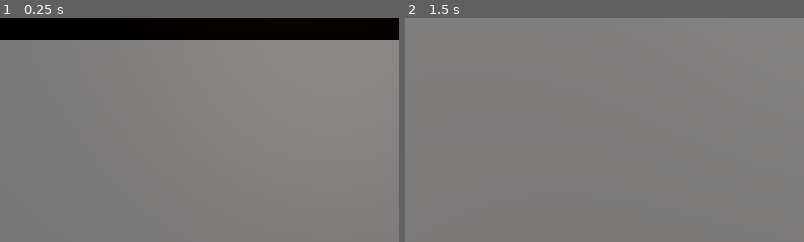
Above: before the commit, frames 1-2 (left to right).
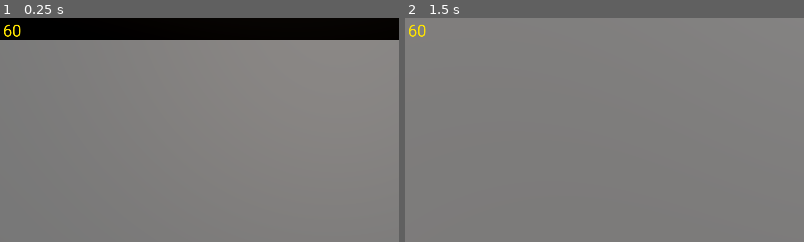
Above: after the commit, the same moments.

Repository: chybby/ldjam51
Game: Godot game, scene res://scenes/Game.tscn
The game is run twice, just before and just after one commit, with the same random seed, the same clock (stepped at 60 frames per second) and the same inputs. The engine's default icon, where the game draws it, is replaced by a stand-in: a white triangle on a blue panel in a dark square.
Inputs (mouse positions are % of the whole screen's width and height, from its top left):
- Up to frame 1 (0.25 s): no input
- Up to frame 2 (1.5 s): tap Enter at 0.5 s; move the mouse to (55, 50) at 0.52 s; hold W (move_forward) from 0.53 s (still down); move the mouse to (45, 50) at 1.27 s
The pictures show only the part of the screen within x 0-50%, y 0-50%; the shares and areas given below are measured in that part.

The runs differ from the first frame. In frame 1, 0.1% of the frame differs, in the area x 1-6%, y 2-9%; in frame 2, 0.1%.

Commit message:
Add machine template and fps counter

Diff:
--- a/project.godot
+++ b/project.godot
@@ -19,7 +19,6 @@
 
 window/size/viewport_width=1920
 window/size/viewport_height=1080
-window/size/mode=3
 
 [input]
 
--- /dev/null
+++ b/resources/theme.tres
@@ -0,0 +1,6 @@
+[gd_resource type="Theme" load_steps=2 format=3 uid="uid://dpvydela4folv"]
+
+[ext_resource type="FontFile" uid="uid://k68wfrjmrock" path="res://assets/Roboto-Regular.ttf" id="1_n1k5i"]
+
+[resource]
+default_font = ExtResource("1_n1k5i")
--- a/scenes/Game.tscn
+++ b/scenes/Game.tscn
@@ -1,10 +1,12 @@
-[gd_scene load_steps=4 format=3 uid="uid://bsd8651cvyq1b"]
+[gd_scene load_steps=6 format=3 uid="uid://bsd8651cvyq1b"]
 
 [ext_resource type="PackedScene" uid="uid://r4ni5b7ycshx" path="res://scenes/Cafe.tscn" id="1_ku7od"]
-[ext_resource type="PackedScene" uid="uid://dcp1sr0frsk2t" path="res://scenes/Character.tscn" id="2_sh1jv"]
+[ext_resource type="PackedScene" uid="uid://comky0wfym7dc" path="res://scenes/Character.tscn" id="2_sh1jv"]
 [ext_resource type="PackedScene" uid="uid://cr33lnn25ik5q" path="res://scenes/Customer.tscn" id="3_c1p0b"]
+[ext_resource type="PackedScene" uid="uid://7gmwq8oshvws" path="res://scenes/Machine.tscn" id="4_e2mp6"]
+[ext_resource type="PackedScene" uid="uid://bktqcrfi4u1gn" path="res://scenes/HUD.tscn" id="6_q364h"]
 
-[node name="Game" type="Node3D"]
+[node name="Game" type="Node"]
 
 [node name="Cafe" parent="." instance=ExtResource("1_ku7od")]
 
@@ -13,3 +15,8 @@
 
 [node name="Customer" parent="." instance=ExtResource("3_c1p0b")]
 transform = Transform3D(1, 0, 0, 0, 1, 0, 0, 0, 1, -3.16761, 0, -4.23517)
+
+[node name="Machine" parent="." instance=ExtResource("4_e2mp6")]
+transform = Transform3D(1, 0, 0, 0, 1, 0, 0, 0, 1, -1.47334, 1, 0)
+
+[node name="HUD" parent="." instance=ExtResource("6_q364h")]
--- /dev/null
+++ b/scenes/HUD.tscn
@@ -0,0 +1,17 @@
+[gd_scene load_steps=3 format=3 uid="uid://bktqcrfi4u1gn"]
+
+[ext_resource type="Script" path="res://scripts/HUD.gd" id="1_x8m5j"]
+[ext_resource type="Theme" uid="uid://dpvydela4folv" path="res://resources/theme.tres" id="2_4i0wh"]
+
+[node name="HUD" type="CanvasLayer"]
+script = ExtResource("1_x8m5j")
+
+[node name="FpsCounter" type="Label" parent="."]
+offset_left = 7.0
+offset_top = 7.0
+offset_right = 68.0
+offset_bottom = 61.0
+theme = ExtResource("2_4i0wh")
+theme_override_colors/font_color = Color(1, 0.894118, 0, 1)
+theme_override_font_sizes/font_size = 40
+text = "60"
--- /dev/null
+++ b/scenes/Machine.tscn
@@ -0,0 +1,22 @@
+[gd_scene load_steps=4 format=3 uid="uid://7gmwq8oshvws"]
+
+[ext_resource type="Script" path="res://scripts/Machine.gd" id="1_ptq10"]
+
+[sub_resource type="BoxMesh" id="BoxMesh_w42vs"]
+size = Vector3(0.5, 0.5, 0.5)
+
+[sub_resource type="BoxShape3D" id="BoxShape3D_qorgy"]
+size = Vector3(0.5, 0.5, 0.5)
+
+[node name="Machine" type="Node3D"]
+script = ExtResource("1_ptq10")
+
+[node name="Model" type="MeshInstance3D" parent="."]
+transform = Transform3D(1, 0, 0, 0, 1, 0, 0, 0, 1, 0, 0.25, 0)
+mesh = SubResource("BoxMesh_w42vs")
+
+[node name="Body" type="StaticBody3D" parent="."]
+
+[node name="Collision" type="CollisionShape3D" parent="Body"]
+transform = Transform3D(1, 0, 0, 0, 1, 0, 0, 0, 1, 0, 0.25, 0)
+shape = SubResource("BoxShape3D_qorgy")
--- /dev/null
+++ b/scripts/HUD.gd
@@ -0,0 +1,13 @@
+extends CanvasLayer
+
+@onready var fps_counter : Label = $FpsCounter
+
+# Called when the node enters the scene tree for the first time.
+func _ready():
+    pass # Replace with function body.
+
+
+# Called every frame. 'delta' is the elapsed time since the previous frame.
+func _process(delta):
+    var fps = 1/delta
+    fps_counter.text = "%.0f" % fps
--- /dev/null
+++ b/scripts/Machine.gd
@@ -0,0 +1,11 @@
+extends Node3D
+
+
+# Called when the node enters the scene tree for the first time.
+func _ready():
+    pass # Replace with function body.
+
+
+# Called every frame. 'delta' is the elapsed time since the previous frame.
+func _process(delta):
+    pass
Binary file added: assets/Roboto-Regular.ttf
Not shown, added: assets/Roboto-Regular.ttf.import
Not shown: 1 places in scenes/Character.tscn that only renumber resources
